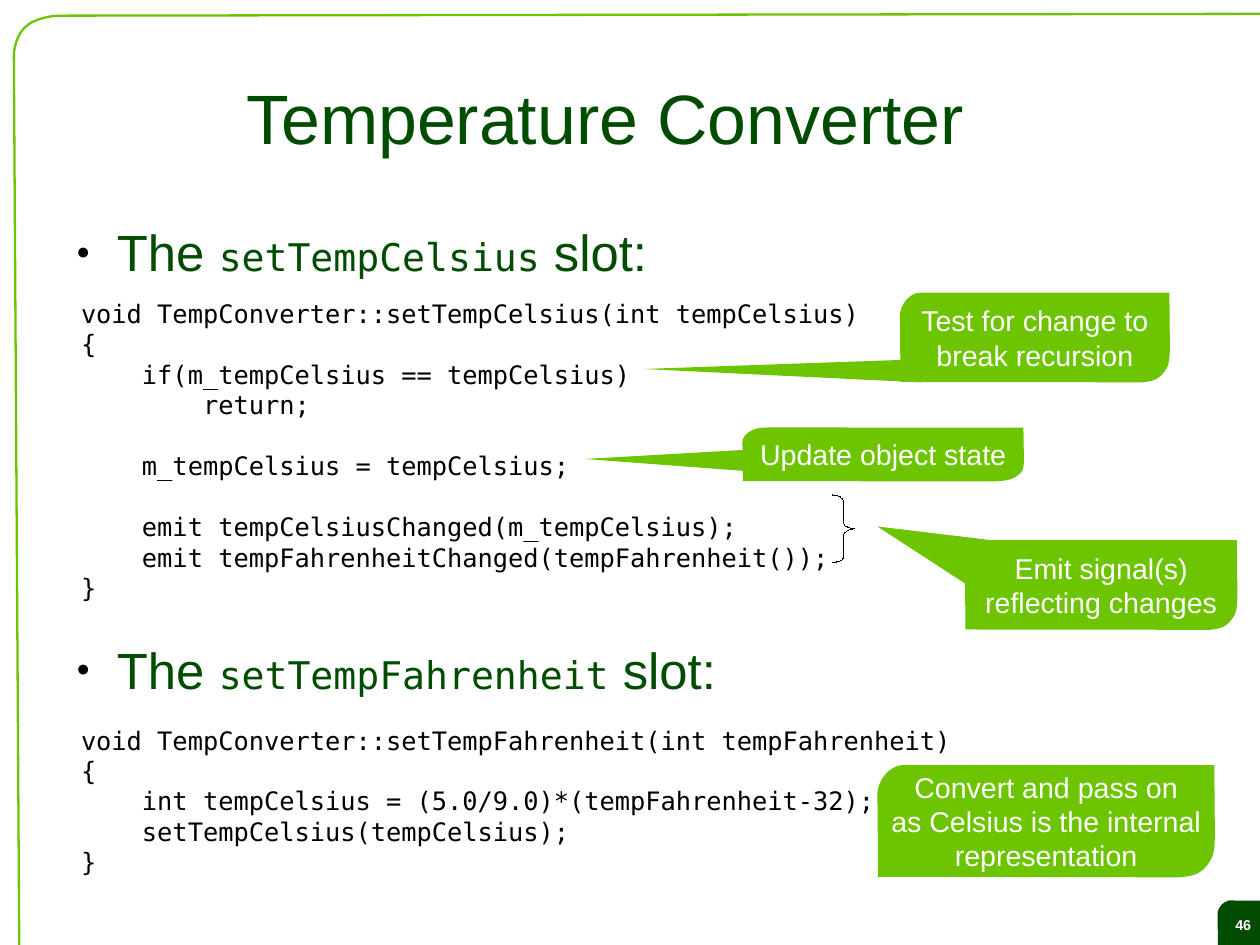
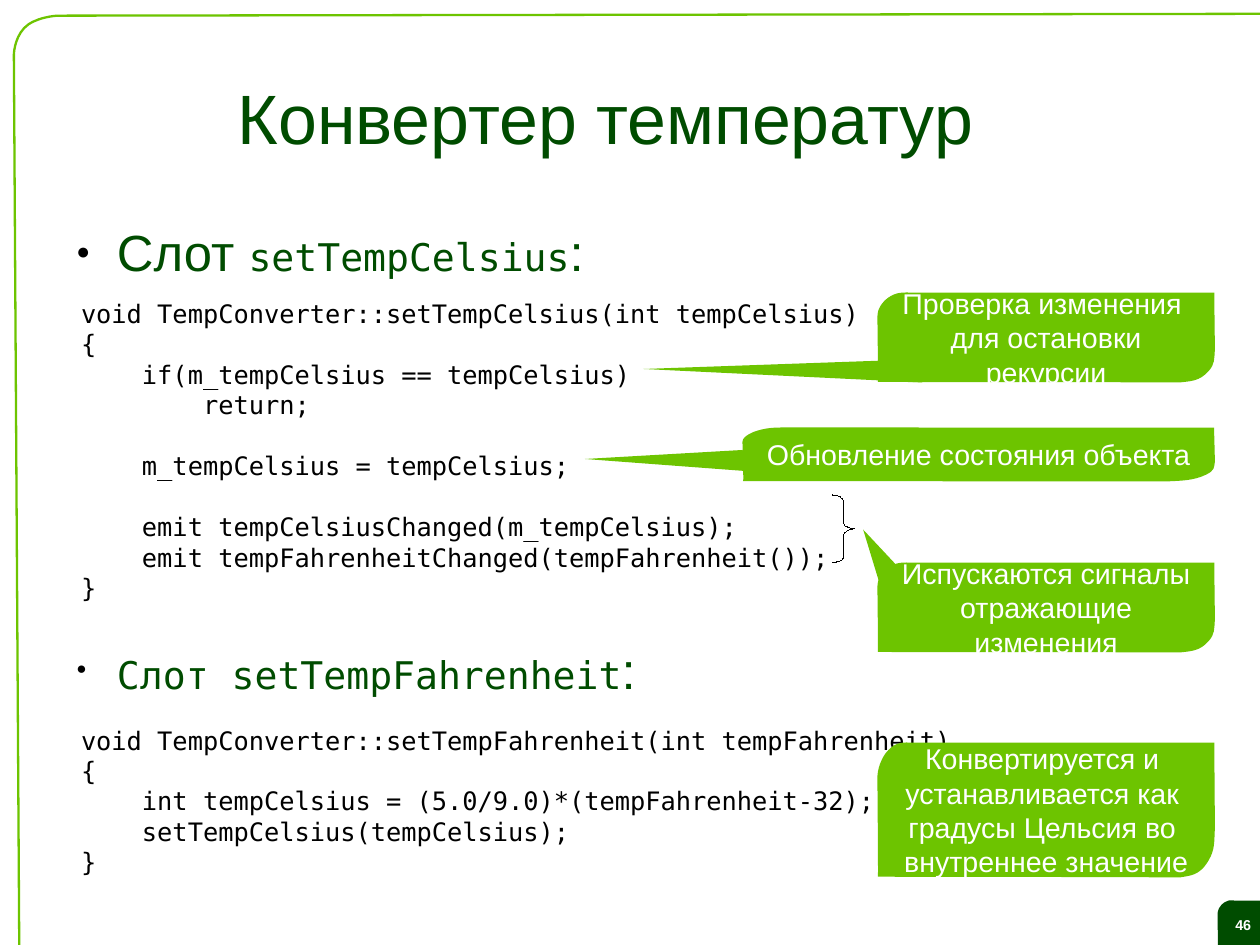
Before and after one commit to saa/qecm, a slide deck: slide 46 of Lectures and Exercises/L02 - The Qt object model and the signal slot concept/L2 Slides.odp. Drawn at 1260x945 pixels with LibreOffice and Linux fonts; fonts in the diff are those of the drawing; background and template pictures are left out. Boxes give left, top, right and bottom in pixels: in the first picture for what was removed or moved away, otherwise in the second. Text is boxed around its words. In the diff, an @@ line names an element or a change of style, - is before the commit and + after.

```diff
--- a/Lectures and Exercises/L02 - The Qt object model and the signal slot concept/L2 Slides.odp
+++ b/Lectures and Exercises/L02 - The Qt object model and the signal slot concept/L2 Slides.odp
@@ title at (x1=238, y1=96, x2=973, y2=157): text changed @@
-Temperature Converter
+Конвертер температур
@@ text at (x1=117, y1=235, x2=622, y2=697): text changed @@
-● The setTempCelsius slot:
-● The setTempFahrenheit slot:
+● Слот setTempCelsius:
+● Слот setTempFahrenheit:
@@ freeform shape "Проверка изменения" resized from (x1=900, y1=293, x2=1170, y2=383) to (x1=878, y1=293, x2=1215, y2=383) @@
@@ text in freeform shape at (x1=902, y1=292, x2=1181, y2=388): text changed @@
-Test for change to
-break recursion
+Проверка изменения
+для остановки рекурсии
@@ freeform shape "Обновление состояния объекта" resized from (x1=743, y1=428, x2=1024, y2=481) to (x1=743, y1=428, x2=1215, y2=481) @@
@@ text in freeform shape at (x1=767, y1=444, x2=1190, y2=466): text changed @@
-Update object state
+Обновление состояния объекта
@@ freeform shape resized from (x1=878, y1=527, x2=990, y2=585) to (x1=863, y1=529, x2=941, y2=632) @@
@@ freeform shape "Испускаются сигналы" resized from (x1=965, y1=540, x2=1237, y2=630) to (x1=878, y1=563, x2=1215, y2=653) @@
@@ text in freeform shape at (x1=902, y1=562, x2=1190, y2=658): text changed @@
-Emit signal(s)
-reflecting changes
+Испускаются сигналы
+отражающие изменения
@@ freeform shape "Конвертируется и" resized from (x1=878, y1=765, x2=1215, y2=877) to (x1=878, y1=743, x2=1215, y2=878) @@
@@ text in freeform shape at (x1=904, y1=749, x2=1187, y2=878): text changed @@
-Convert and pass on
-as Celsius is the internal
-representation
+Конвертируется и
+устанавливается как
+градусы Цельсия во
+внутреннее значение
```
Also in this commit, not shown: 39 other slides changed, 19 slides added, 19 slides removed, 1 other file.
